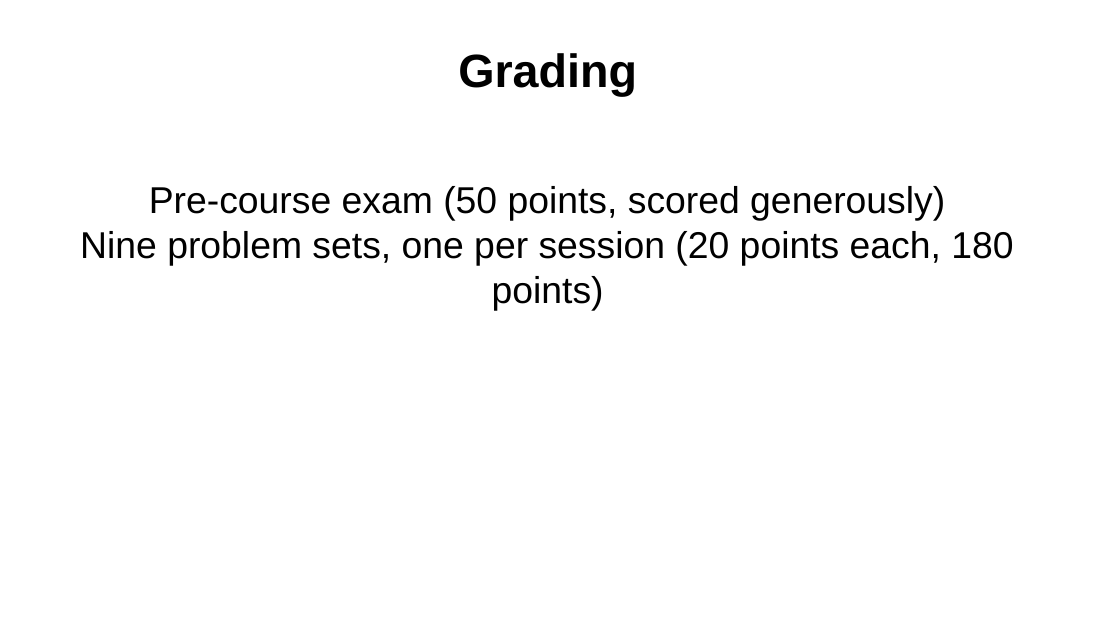
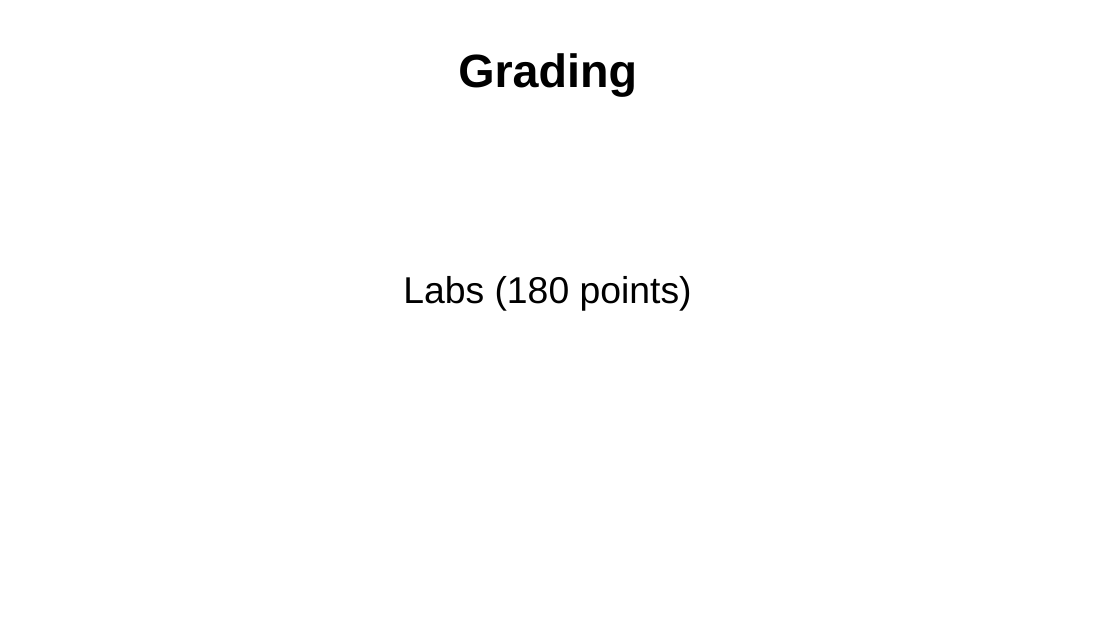
Before and after one commit to taaltree/FW536, a slide deck: slide 4 of Day1_Probability/FW536_Day1_Morning_intro to probability.pptx. Drawn at 1120x630 pixels with LibreOffice and Linux fonts; fonts in the diff are those of the drawing. Boxes give left, top, right and bottom in pixels: in the first picture for what was removed or moved away, otherwise in the second. Text is boxed around its words. In the diff, an @@ line names an element or a change of style, - is before the commit and + after.

```diff
--- a/Day1_Probability/FW536_Day1_Morning_intro to probability.pptx
+++ b/Day1_Probability/FW536_Day1_Morning_intro to probability.pptx
@@ text at (x1=403, y1=276, x2=692, y2=311): text changed @@
-Pre-course exam (50 points, scored generously)
-Nine problem sets, one per session (20 points each, 180 points)
+Labs (180 points)
```
Also in this commit, not shown: 8 other files.
